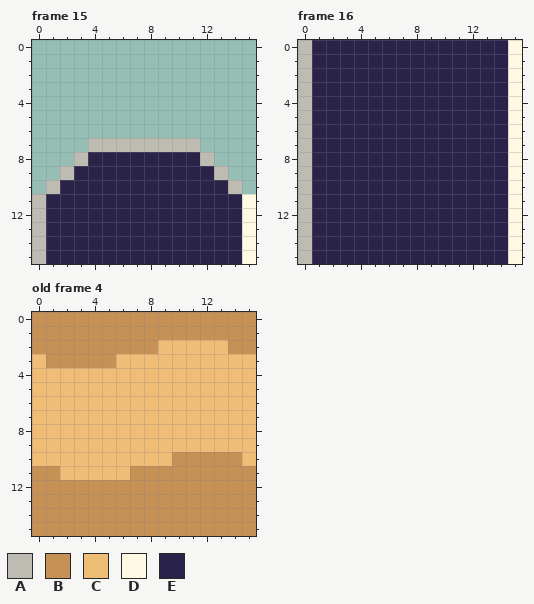
Pixel-art file -- docs/img/mapchip.ase. That is the earlier state.
16x16 pixels, 16 frames. Shown: frame 15, frame 16, old frame 4. The commit also changed other frames, which this record leaves out.
Palette (. is transparent): A #bebbb2  B #c59154  C #f0bd77  D #fff9e4  E #2a2349
Pixels before, frame 15, first column x 0:
 7 ....AAAAAAAA....
 8 ...AEEEEEEEEA...
 9 ..AEEEEEEEEEEA..
10 .AEEEEEEEEEEEEA.
11 AEEEEEEEEEEEEEED
12 AEEEEEEEEEEEEEED
13 AEEEEEEEEEEEEEED
14 AEEEEEEEEEEEEEED
15 AEEEEEEEEEEEEEED
Pixels before, frame 16, first column x 0:
 0 AEEEEEEEEEEEEEED
 1 AEEEEEEEEEEEEEED
 2 AEEEEEEEEEEEEEED
 3 AEEEEEEEEEEEEEED
 4 AEEEEEEEEEEEEEED
 5 AEEEEEEEEEEEEEED
 6 AEEEEEEEEEEEEEED
 7 AEEEEEEEEEEEEEED
 8 AEEEEEEEEEEEEEED
 9 AEEEEEEEEEEEEEED
10 AEEEEEEEEEEEEEED
11 AEEEEEEEEEEEEEED
12 AEEEEEEEEEEEEEED
13 AEEEEEEEEEEEEEED
14 AEEEEEEEEEEEEEED
15 AEEEEEEEEEEEEEED
Pixels before, old frame 4, first column x 0:
 0 BBBBBBBBBBBBBBBB
 1 BBBBBBBBBBBBBBBB
 2 BBBBBBBBBCCCCCBB
 3 CBBBBBCCCCCCCCCC
 4 CCCCCCCCCCCCCCCC
 5 CCCCCCCCCCCCCCCC
 6 CCCCCCCCCCCCCCCC
 7 CCCCCCCCCCCCCCCC
 8 CCCCCCCCCCCCCCCC
 9 CCCCCCCCCCCCCCCC
10 CCCCCCCCCCBBBBBC
11 BBCCCCCBBBBBBBBB
12 BBBBBBBBBBBBBBBB
13 BBBBBBBBBBBBBBBB
14 BBBBBBBBBBBBBBBB
15 BBBBBBBBBBBBBBBB
After:
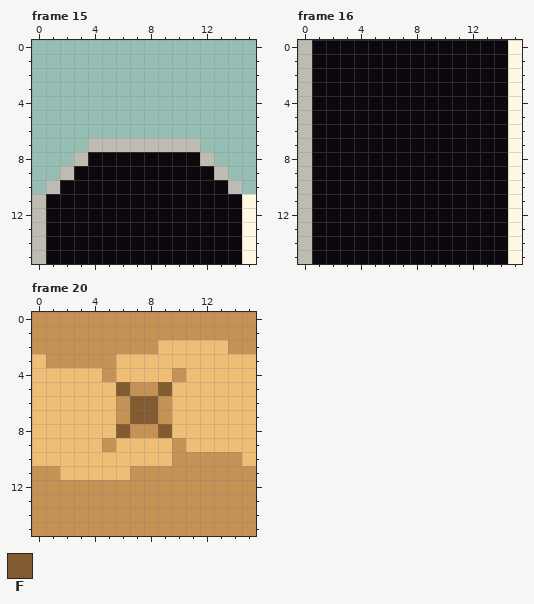
Colours new in this view: F #825b31
A new or re-ordered frame is compared with the old frame closest to it.
Difference:
{"change": "frames 16 -> 21"}
{"colour":"E","old":"#2a2349","new":"#0d080d"}
{"where": "frame 20 is new; against old frame 4"}
{"frame":20,"y":4,"x":5,"old":"C","new":"B"}
{"frame":20,"y":4,"x":10,"old":"C","new":"B"}
{"frame":20,"y":5,"x":6,"old":"CCCC","new":"FBBF"}
{"frame":20,"y":6,"x":6,"old":"CCCC","new":"BFFB"}
{"frame":20,"y":7,"x":6,"old":"CCCC","new":"BFFB"}
{"frame":20,"y":8,"x":6,"old":"CCCC","new":"FBBF"}
{"frame":20,"y":9,"x":5,"old":"C","new":"B"}
{"frame":20,"y":9,"x":10,"old":"C","new":"B"}
{"label":"changed","picture_box":[46,152,242,264]}
{"label":"changed","picture_box":[312,40,508,264]}
{"label":"changed","picture_box":[102,368,186,452]}
